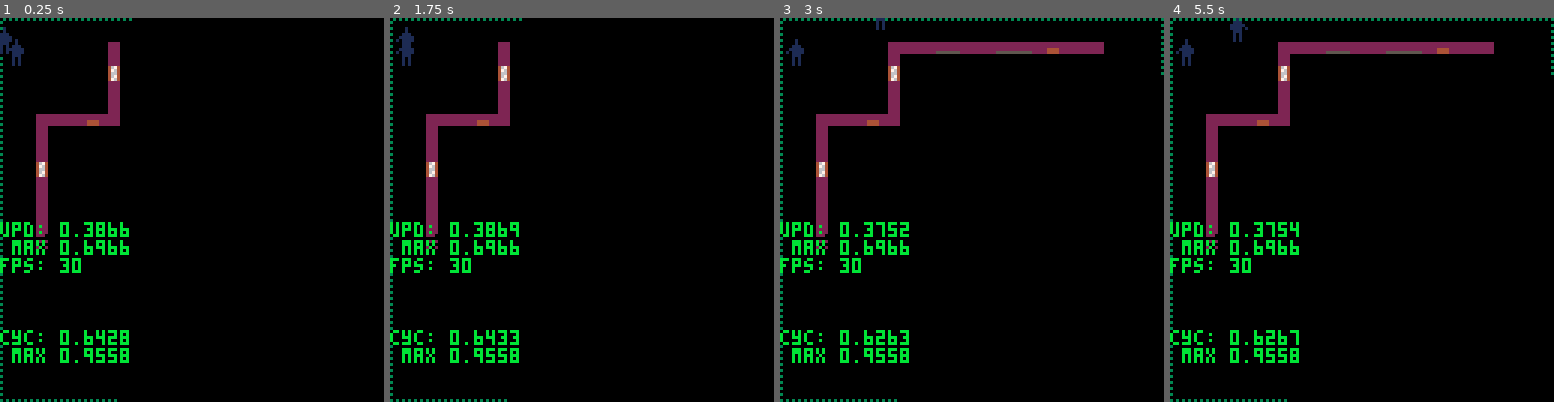
Above: before the commit, frames 1-4 (left to right).
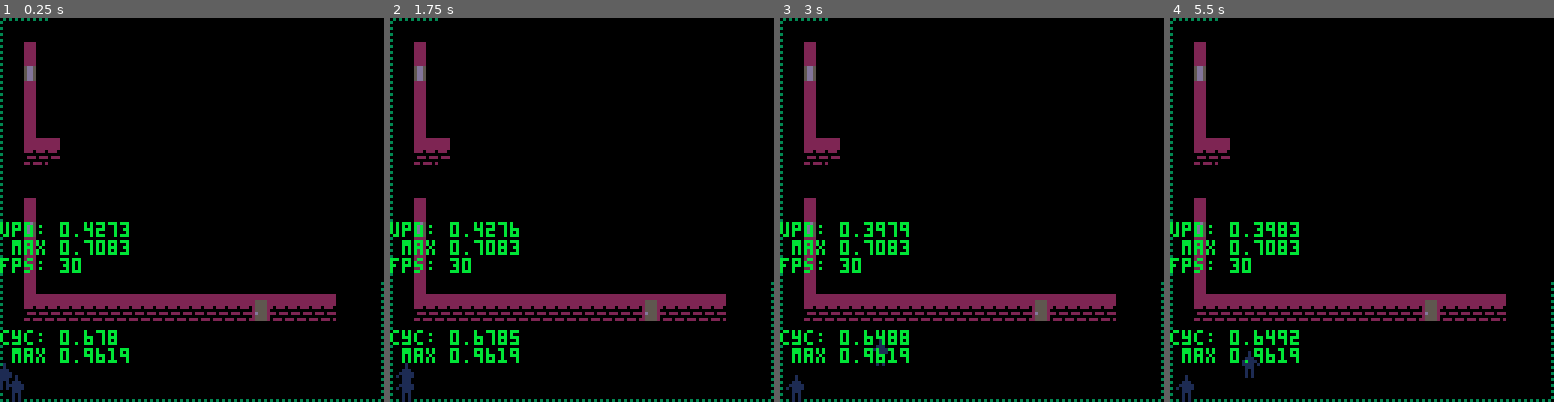
Above: after the commit, the same moments.

Repository: ironchestgames/pico-8-carts
Game: PICO-8 cartridge stealth.p8
Same seed, same stepped clock (60 frames per second), same inputs: the game is played once before the commit and once after it.
Inputs:
- Up to frame 1 (0.25 s): no input
- Up to frame 2 (1.75 s): tap X (X key) at 0.33, 1.07 s; tap O (Z key) at 0.7, 1.7 s; hold Right from 1.6 s (still down)
- Up to frame 3 (3 s): tap X (X key) at 1.85, 2.97 s; release Right at 2.1 s; tap O (Z key) at 2.1, 2.5, 2.9 s; hold Up 2.15-2.42 s; hold Right from 2.47 s (still down)
- Up to frame 4 (5.5 s): release Right at 3.03 s; hold Left 3.08-3.58 s; tap O (Z key) every 0.4 s from 3.3 to 5.3 s; hold Down 3.63-3.97 s; hold Right 4.02-4.68 s; tap X (X key) at 4.08, 5.2 s; hold Up 4.73-5.03 s; hold Left from 5.08 s (still down)

The runs differ from the first frame. In frame 1, 9.3% of the frame differs, in the area x 0-100%, y 0-100%; in frame 2, 9.1%; in frame 3, 11%; in frame 4, 11%, in the area x 1-100%, y 0-100%.

Commit message:
stealth - minor cycle hunt

Diff:
--- a/stealth.p8
+++ b/stealth.p8
@@ -786,7 +786,7 @@
 
 
 local seed=flr(rnd()*10000)
-seed=5008
+-- seed=5008
 -- seed=2685
 -- seed=227
 -- seed=9399
@@ -1538,16 +1538,16 @@
   end
  end
 
- -- light up walls
+
  for _i=0,arslen do
+
+  -- light up walls
   local _x,_y=_i&31,_i\32
   if light[(_y+1)*32+_x] == 1 and floor[_y*32+_x] == 2 and floor[(_y+1)*32+_x] != 2 then
    light[_y*32+_x]=1
   end
- end
-
- -- light up windows
- for _i=0,arslen do
+
+  -- light up windows
   local _o=objs[_i]
   if _o and (_o.typ == 22 or _o.typ == 23) and
      (light[_i-1] == 1 or light[_i+1] == 1) then
